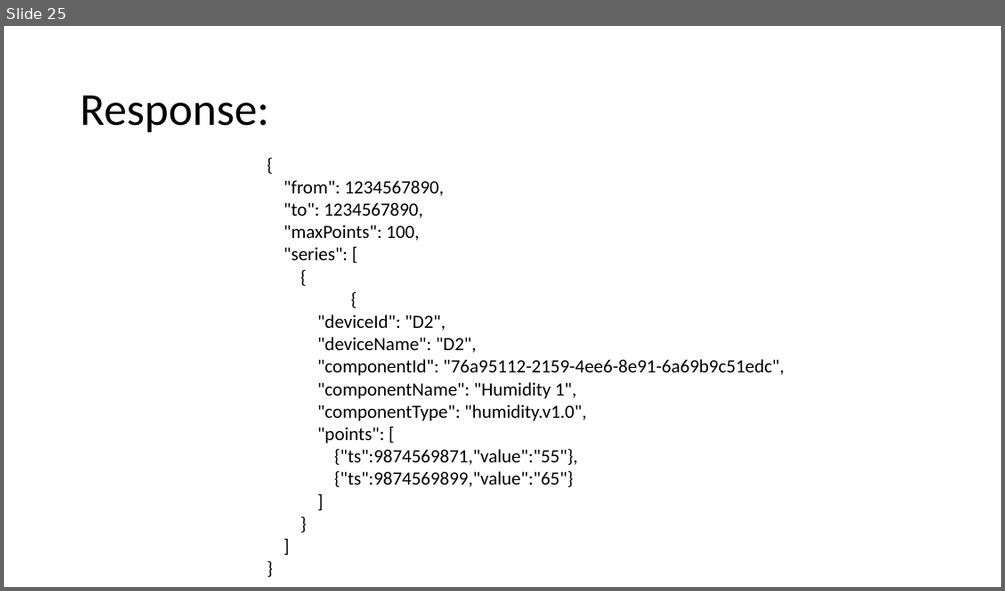
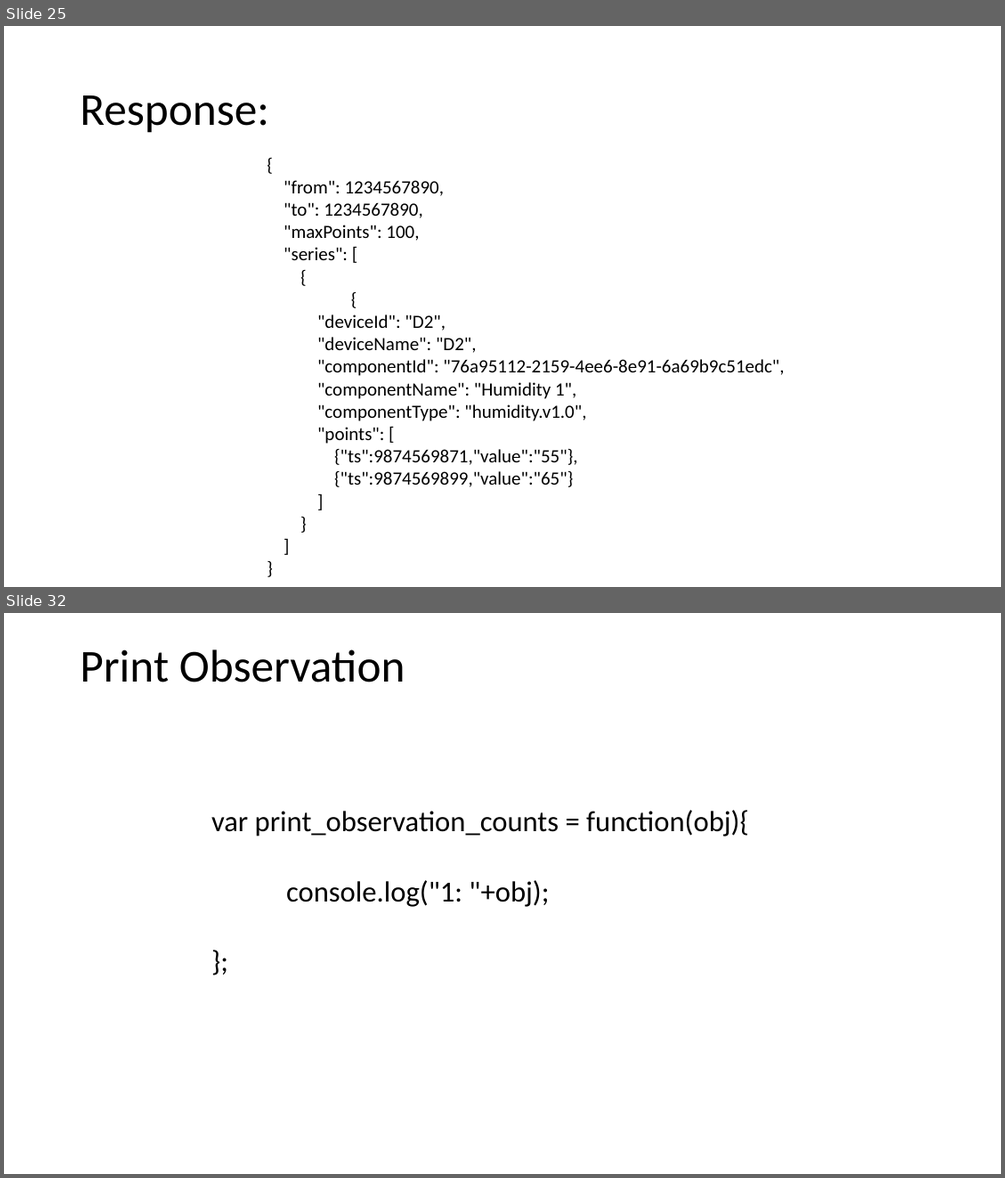
Before and after one commit to Simociocoiu/enable-workshop, a slide deck: EnableIoT Workshop_ALL.pptx. Shown one above the other, each under a label of ours: slide 25 before the commit, slides 25 and 32 after it; the slides between them are not shown. The pictures are 1005x591 and 1005x1178 pixels, drawn with LibreOffice and Linux fonts; fonts in the diff are those of the drawing. Boxes give left, top, right and bottom in pixels: in the first picture for what was removed or moved away, otherwise in the second. Text is boxed around its words. In the diff, an @@ line names an element or a change of style, - is before the commit and + after.

```diff
--- a/EnableIoT Workshop_ALL.pptx
+++ b/EnableIoT Workshop_ALL.pptx
@@ slide 32 added at bbox=[4, 613, 1001, 1174], background #FFFFFF @@
@@ title added at bbox=[80, 649, 405, 682], 44 pt, text #000000 @@
+Print Observation
@@ text added at bbox=[211, 810, 749, 907], 28 pt, text #000000 @@
+var print_observation_counts = function(obj){
+console.log("1: "+obj);
+};
```
Also in this commit, not shown: 10 other slides added.
